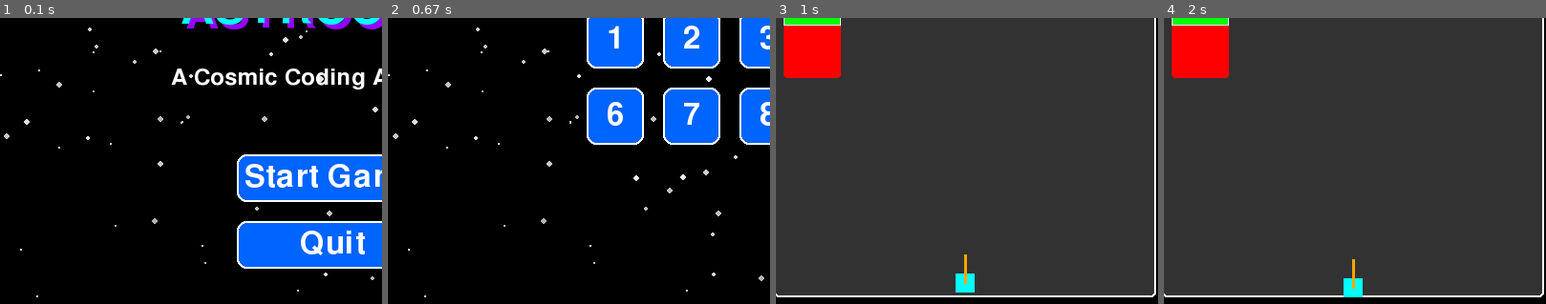
Above: before the commit, frames 1-4 (left to right).
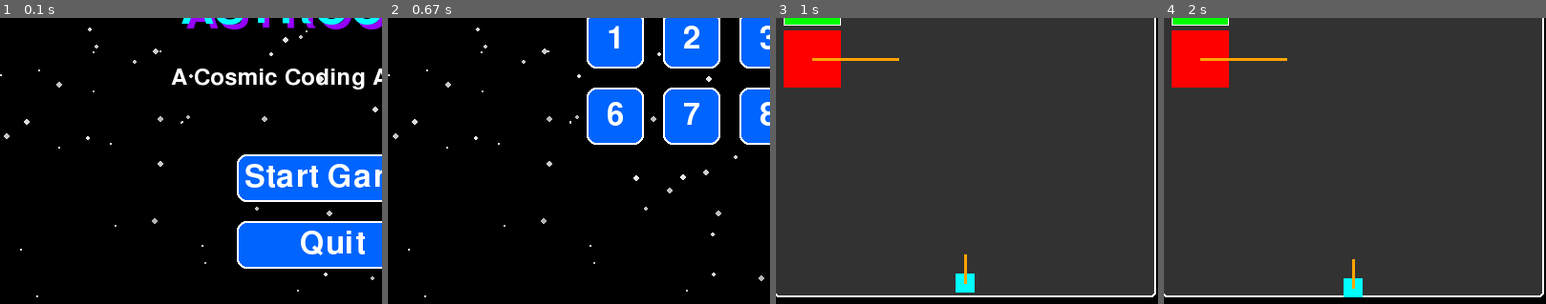
Above: after the commit, the same moments.

Repository: fahadmohaideen/astrocode_explorers
Game: pygame game, started from game1.py
The game is run twice, just before and just after one commit, with the same random seed, the same clock (stepped at 60 frames per second) and the same inputs.
Inputs (mouse positions are % of the whole screen's width and height, from its top left):
- Up to frame 1 (0.1 s): no input
- Up to frame 2 (0.67 s): press the mouse at (50, 54) at 0.37 s; move the mouse to (34, 64) at 0.47 s; release the mouse at (19, 74) at 0.6 s
- Up to frame 3 (1 s): press the mouse at (46, 30) at 0.7 s; move the mouse to (38, 22) at 0.8 s; release the mouse at (30, 14) at 0.93 s
- Up to frame 4 (2 s): press the mouse at (47, 4) at 1.03 s; move the mouse to (61, 35) at 1.13 s; release the mouse at (76, 66) at 1.27 s; press the mouse at (47, 4) at 1.37 s; move the mouse to (62, 23) at 1.47 s; release the mouse at (76, 41) at 1.6 s; press the mouse at (86, 95) at 1.7 s; move the mouse to (54, 80) at 1.8 s; release the mouse at (22, 66) at 1.93 s
The pictures show only the part of the screen within x 6-56%, y 26-76%; the shares and areas given below are measured in that part.

Frames 1-2 are identical in both runs. In frame 3, 1.0% of the frame differs, in the area x 2-33%, y 2-25%; in frame 4, 1.0%.

Commit message:
Add files via upload

Diff:
--- a/game1.py
+++ b/game1.py
@@ -1,4 +1,4 @@
-
+from queue import Queue
 
 import pygame
 import sys
@@ -21,6 +21,7 @@
 STATE_LEVEL1 = 2
 STATE_LEVEL2 = 3
 STATE_LEVEL3 = 4
+STATE_LEVEL4 = 5
 current_state = STATE_START
 
 # Colors
@@ -63,7 +64,7 @@
 BULLET_RADIUS = 5
 TARGET_MAX_HEALTH = 200
 DAMAGE_PER_HIT = 25
-PLAYER_AWARENESS_RANGE = 1500
+PLAYER_AWARENESS_RANGE = 500
 
 
 class Button:
@@ -198,6 +199,7 @@
         )
         screen.blit(bullet_surface, (self.x - width // 2, self.y - height // 2))
 
+main_code_height = 0
 
 class Command:
     def __init__(self, cmd_type, iterations=1, nested_commands=None, rect=None, conditions=None, condition_var=None,
@@ -237,7 +239,8 @@
             "reverse": "Reverse",
             "shoot": "Shoot",
             "for_loop": "For Loop",
-            "if_statement": "if block"
+            "if_statement": "if block",
+            "while_loop": "while"
         }
         return texts.get(self.cmd_type, "Unknown")
 
@@ -248,6 +251,7 @@
         return self.cmd_type == ("if_statement" or "else_statement")
 
     def draw(self, surface, x, y, width, indent=0, is_nested=False):
+        global main_code_height
         """Recursively draw the command and its nested commands"""
         # Set the command's rectangle
         if self.rect is None:
@@ -257,17 +261,19 @@
                 width - indent,
                 25 if not self.is_loop() else 40  # Base height
             )
-
+        #self.rect.y += main_code_height
         # Draw the command itself
         pygame.draw.rect(surface, self.color, self.rect, border_radius=3)
         pygame.draw.rect(surface, WHITE, self.rect, 1, border_radius=3)
 
-        if self.is_loop() or self.is_conditional():
+        if self.is_loop() or self.is_conditional() or self.cmd_type == "while_loop":
             # Draw loop header
             if self.is_loop():
                 self._draw_loop_header(surface)
+            elif self.is_conditional():
+                self._draw_conditional_header("if", surface)
             else:
-                self._draw_conditional_header(surface)
+                self._draw_regular_command(surface)
 
             # Recursively draw nested commands
             nested_y = y + 40
@@ -293,30 +299,57 @@
 
         else:
             # Draw regular command text
-            pygame.draw.rect(surface, self.color, self.rect, border_radius=3)
-            pygame.draw.rect(surface, WHITE, self.rect, 1, border_radius=3)
-            text = code_font.render(self.text, True, WHITE)
-            surface.blit(text, (self.rect.x + 5, self.rect.y + 5))
+            self._draw_regular_command(surface)
             #pygame.draw.rect(surface, self.color, self.rect, border_radius=3)
             #pygame.draw.rect(surface, WHITE, self.rect, 1, border_radius=3)
 
+        #main_code_height += self.rect.height
+
         return self.rect.height
 
+    def _draw_regular_command(self, surface):
+        pygame.draw.rect(surface, self.color, self.rect, border_radius=3)
+        pygame.draw.rect(surface, WHITE, self.rect, 1, border_radius=3)
+        text = code_font.render(self.text, True, WHITE)
+        surface.blit(text, (self.rect.x + 5, self.rect.y + 5))
+
     def _draw_loop_header(self, surface):
-        """Draw the header part of a loop block"""
+        """Draw the header part of a loop block with iteration count"""
         # Draw "Repeat X times" header
-        header_text = f"Repeat {self.iterations} times:"
+        header_text = "Repeat"
         text_surf = code_font.render(header_text, True, WHITE)
         surface.blit(text_surf, (self.rect.x + 10, self.rect.y + 10))
 
-    def _draw_conditional_header(self, surface):
+        # Create iteration count box
+        box_start_x = self.rect.x + 10 + text_surf.get_width() + 10
+        box_width = 60
+        box_height = 20
+        box_y = self.rect.y + 5
+        iter_box = pygame.Rect(box_start_x, box_y, box_width, box_height)
+
+        # Draw the box
+        pygame.draw.rect(surface, BLACK, iter_box)
+        pygame.draw.rect(surface, WHITE, iter_box, 1)
+
+        # Draw the iteration number (centered)
+        iter_text = str(self.iterations)
+        iter_surf = code_font.render(iter_text, True, WHITE)
+        iter_rect = iter_surf.get_rect(center=iter_box.center)
+        surface.blit(iter_surf, iter_rect)
+
+        # Draw "times" text after the box
+        times_text = "times"
+        text_surf_1 = code_font.render(times_text, True, WHITE)
+        surface.blit(text_surf_1, (box_start_x + box_width + 10, self.rect.y + 10))
+
+    def _draw_conditional_header(self, txt, surface):
         """Draw the header part of an if-block with condition boxes"""
         # Draw the main if-block header background
         pygame.draw.rect(surface, self.color, self.rect, border_radius=3)
         pygame.draw.rect(surface, WHITE, self.rect, 1, border_radius=3)
 
         # Draw "if" text
-        if_text = code_font.render("if", True, WHITE)
+        if_text = code_font.render(txt, True, WHITE)
         surface.blit(if_text, (self.rect.x + 10, self.rect.y + 10))
 
         # Calculate positions for condition boxes
@@ -413,11 +446,12 @@
         self.current_bullet = None
         self.damage_dealt = False
         self.health = 200
+        self.color = CYAN
 
     def draw_player(self, surface):
         # Player body
         body_rect = pygame.Rect(self.x, self.y, self.width, self.height)
-        pygame.draw.rect(surface, CYAN, body_rect)
+        pygame.draw.rect(surface, self.color, body_rect)
 
         # Gun (rotated based on angle)
         gun_length = self.height * 1.5
@@ -488,6 +522,7 @@
         if random.random() < 0.1:  # Only clean up 10% of frames
             self.bullets = [b for b in self.bullets if b.active]
             self.bullet_pool = [b for b in self.bullets if not b.active]
+        self.bullets = [b for b in self.bullets if b.active]
 
         if self.damage_dealt:
             if level_id == 1 or level_id == 2:
@@ -521,10 +556,11 @@
         self.height = 60
         self.shape_options = ["circle", "square", "triangle"]
         self.prev_time = 0
+        self.color = RED
 
     def shoot_alien_bullets(self):
         curr_time = pygame.time.get_ticks()
-        if curr_time - self.prev_time >= 1500:
+        if curr_time - self.prev_time >= 800:
             self.shoot_bullet(self.shape_options[random.randint(0, 2)])
             self.prev_time = curr_time
 
@@ -532,6 +568,7 @@
 class Level:
     def __init__(self):
         # Common initialization code
+        global main_code_height
         self.battlefield = pygame.Rect(50, 150, 400, 300)
         self.target = pygame.Rect(60, 160, 60, 60)
         self.player_size = 20
@@ -549,7 +586,7 @@
         self.code_blocks = []
         self.target_health = TARGET_MAX_HEALTH
         self.last_shot_time = 0
-        self.shot_cooldown = 50
+        self.shot_cooldown = 0
         self.code_area = pygame.Rect(500, 100, 250, 400)
         self.commands_area = pygame.Rect(50, 5, 700, 50)
         self.run_button = Button(637, 550, 100, 40, "Run", GREEN, (0, 200, 0))
@@ -570,6 +607,7 @@
                              self.player_angle)
         self.alien = Alien()
         self.current_approaching_alien_bullet_shape = None  # Reset each frame
+        self.current_approaching_alien_bullet_shape_temp = None
         # Common commands
         self.commands = {
             "move": {"color": (0, 100, 200), "text": "Move Forward"},
@@ -600,6 +638,7 @@
         self.commands_match = False
         self.level_id = 0
         self.exit_to_levels = False
+        self.cmd_gen = None
 
     def reset_level(self):
         self.__init__()
@@ -687,7 +726,7 @@
         self.player.bullets = [b for b in player_bullets_after_b2b if b.active]
         self.alien.bullets = [b for b in self.alien.bullets if b.active]  # Re-filter alien bullets too
 
-        self.update_commands(dt)
+        #self.update_commands(dt)
 
     def update_commands(self, dt):
         if not self.command_queue and not self.current_command:
@@ -699,7 +738,7 @@
         if self.current_command is None:
             self.current_command = self.command_queue.pop(0)
             self.command_start_time = current_time
-            self.execute_commands([self.current_command], screen, mouse_pos, event)  # Immediate first execution
+            self.execute_commands([self.current_command])  # Immediate first execution
 
         # Check if command duration has elapsed
         elif current_time - self.command_start_time >= self.command_delay:
@@ -800,15 +839,18 @@
         pygame.draw.rect(surface, WHITE, self.code_area, 2, border_radius=5)
 
         # Draw all commands recursively
-        y_offset = self.code_area.y + 10
+        #y_offset = self.code_area.y + 10
         for cmd in self.main_code:
+            prev_cmd = self.main_code[self.main_code.index(cmd) - 1]
+            if prev_cmd.is_loop() and self.main_code.index(cmd) - 1 >= 0:
+                cmd.rect.y = prev_cmd.rect.y + prev_cmd.rect.height
             cmd_height = cmd.draw(
                 surface,
-                self.code_area.x + 10,
-                y_offset,
+                cmd.rect.x,
+                cmd.rect.y,
                 self.code_area.width - 20
             )
-            y_offset += cmd_height + 5
+            #y_offset += cmd_height + 5
 
     def check_collision(self):
         # Calculate gun tip position
@@ -897,6 +939,7 @@
         return var_box, op_box, val_box
 
     def handle_events(self, event, mouse_pos):
+        global main_code_height
         # Handle mouse button down events
         if event.type == pygame.MOUSEBUTTONDOWN:
             # Check if clicking on command palette
@@ -915,9 +958,9 @@
                     iteration_box = self._get_iteration_box(cmd)
                     if iteration_box.collidepoint(mouse_pos):
                         self.editing_loop_index = i
-                        self.editing_text = str(cmd.iterations)
+                        self.editing_text = ""
                         return
-                if cmd.is_conditional():
+                if cmd.is_conditional() or cmd.cmd_type == "while_loop":
                     var_box, op_box, val_box = self._get_condition_boxes(cmd)
 
                     if var_box.collidepoint(mouse_pos):
@@ -947,7 +990,7 @@
             if self.code_area.collidepoint(mouse_pos):
                 # Check if dropping onto an existing loop block
                 for cmd in self.main_code:
-                    if (cmd.is_loop() or cmd.is_conditional()) and cmd.rect.collidepoint(mouse_pos):
+                    if (cmd.is_loop() or cmd.is_conditional() or cmd.cmd_type == "while_loop") and cmd.rect.collidepoint(mouse_pos):
                         #rel_y = mouse_pos[1] - cmd.rect.y
 
                         # Only add if dropped in the body area (below header)
@@ -963,14 +1006,14 @@
                                 cmd_type=self.dragging["type"],
                                 iterations=3 if self.dragging["type"] == "for_loop" else 1,
                                 nested_commands=[] if self.dragging[
-                                                          "type"] == "for_loop" or "if_statement" or "else_statement" else None,
+                                                          "type"] == "for_loop" or "if_statement" or "while_loop" else None,
                                 rect=pygame.Rect(
                                     cmd.rect.x + 20,
                                     cmd.rect.height + cmd.rect.y,
                                     160 if self.dragging[
-                                               "type"] != "for_loop" or "if_statement" or "else_statement" else 190,
+                                               "type"] != "for_loop" or "if_statement" or "while_loop" else 190,
                                     25 if self.dragging[
-                                              "type"] != "for_loop" or "if_statement" or "else_statement" else 40
+                                              "type"] != "for_loop" or "if_statement" or "while_loop" else 40
                                 )
                             )
 
@@ -1006,8 +1049,23 @@
 
                         cmd.condition_val += event.unicode
 
+                if self.editing_loop_index is not None:
+                    #cmd = self.main_code[self.editing_loop_index]
+
+                    if event.key == pygame.K_RETURN:
+                        if self.editing_text.isdigit() and int(self.editing_text) > 0:
+                            cmd.iterations = min(99, int(self.editing_text))
+                        self.editing_loop_index = None
+                    elif event.key == pygame.K_BACKSPACE:
+                        self.editing_text = self.editing_text[:-1]
+                    elif event.unicode.isdigit():
+                        if len(self.editing_text) < 2:
+                            self.editing_text += event.unicode
+                        else:
+                            self.editing_text = ""
+
         # Handle iteration count editing
-        elif event.type == pygame.KEYDOWN and self.editing_loop_index is not None:
+        """elif event.type == pygame.KEYDOWN and self.editing_loop_index is not None:
             cmd = self.main_code[self.editing_loop_index]
 
             if event.key == pygame.K_RETURN:
@@ -1018,18 +1076,21 @@
                 self.editing_text = self.editing_text[:-1]
             elif event.unicode.isdigit():
                 if len(self.editing_text) < 2:
-                    self.editing_text += event.unicode
+                    self.editing_text += event.unicode"""
 
         # Handle run button
         if self.run_button.is_clicked(mouse_pos, event):
-            if not self.command_queue:
+            """if not self.command_queue:
                 self.command_queue = self.main_code.copy()
-            self.current_command = None
+            self.current_command = None"""
+            self.cmd_gen = self.execute_commands(self.main_code)
+
             #self.execute_commands(self.main_code, screen, mouse_pos, event)
 
         # Handle reset button
         if self.reset_button.is_clicked(mouse_pos, event):
             self.main_code = []
+            main_code_height = 0
             #self.recalculate_code_positions()
 
     def _get_iteration_box(self, cmd):
@@ -1039,22 +1100,28 @@
         return pygame.Rect(
             cmd.rect.x + 10 + text_width,
             cmd.rect.y + 5,
-            40,
+            60,
             20
         )
 
-    def execute_commands(self, cmd_list, screen, mouse_pos, event):
-        step_delay = 100
+    def execute_commands(self, cmd_list):
+        step_delay = 0
         for cmd in cmd_list:
             if cmd.is_loop():
                 for _ in range(cmd.iterations):
-                    self.command_queue += cmd.nested_commands
-                    #self.execute_commands(cmd.nested_commands, screen, mouse_pos, event)
-                    self.update_commands(dt)
+                    #self.command_queue[:0] = cmd.nested_commands
+                    #self.update_commands(dt)
+                    yield from self.execute_commands(cmd.nested_commands)
             elif cmd.is_conditional():
                 if self.var_dict[cmd.condition_var] == cmd.condition_val.shape:
-                    self.command_queue += cmd.nested_commands
-                    self.update_commands(dt)
+                    #self.command_queue[:0] = cmd.nested_commands
+                    #self.update_commands(dt)
+                    yield from self.execute_commands(cmd.nested_commands)
+            elif cmd.cmd_type == "while_loop":
+                """while True:
+                    self.command_queue[:0] = cmd.nested_commands
+                    self.update_commands(dt)"""
+                pass
 
             else:
                 if cmd.cmd_type == "move":
@@ -1087,13 +1154,17 @@
                     self.player.angle = (self.player.angle + 90) % 360
 
                 elif cmd.cmd_type == "shoot":
+                    #if self.current_approaching_alien_bullet_shape != self.current_approaching_alien_bullet_shape_temp:
                     shape = cmd.shoot_target_shape.shape
                     self.player.shoot_bullet(shape=shape)
-
-                pygame.time.wait(step_delay)
+                    #self.current_approaching_alien_bullet_shape_temp = self.current_approaching_alien_bullet_shape
+
+            yield
+
+            #pygame.time.wait(step_delay)
                 #screen.fill(BLACK)
-                #self.draw_all(screen, mouse_pos, event)
-                #pygame.display.update()
+            #self.draw_all(screen, mouse_pos, event)
+            #pygame.display.update()
 
     def add_to_main_code(self, command_type, mouse_pos):
         """Add a command or loop block to main code"""
@@ -1129,29 +1200,29 @@
                     60  # Initial height
                 )
             )
-        elif command_type != "if_statement" or "else_statement":
+        elif command_type == "if_statement" or command_type == "while_loop":
+            new_cmd = Command(
+                cmd_type=command_type,
+                iterations=1,
+                nested_commands=[],
+                rect=pygame.Rect(
+                    self.code_area.x + 20,
+                    y_pos,
+                    210,
+                    60
+                ),
+                conditions={}
+            )
+
+        else:
             new_cmd = Command(
                 cmd_type=command_type,
                 rect=pygame.Rect(
                     self.code_area.x + 20,
                     y_pos,
                     210,
-                    25
+                    25 # Initial height
                 )
-            )
-
-        else:
-            new_cmd = Command(
-                "if_statement" if command_type == "if_statement" else "else_statement",
-                1,
-                [],
-                pygame.Rect(
-                    self.code_area.x + 20,
-                    y_pos,
-                    210,
-                    60  # Initial height
-                ),
-                {}
             )
 
         # Insert at the correct position
@@ -1197,7 +1268,8 @@
         # Common drawing code
         pygame.draw.rect(screen, GRAY, self.battlefield, border_radius=5)
         pygame.draw.rect(screen, WHITE, self.battlefield, 2, border_radius=5)
-        pygame.draw.rect(screen, RED, self.target, border_radius=3)
+        #pygame.draw.rect(screen, RED, self.target, border_radius=3)
+        self.alien.draw_player(screen)
         self.player.draw_player(screen)
         self.draw_code_blocks(screen)
         self.run_button.draw(screen)
@@ -1361,6 +1433,14 @@
 
         return False  # No click handled in this list or its descendants
 
+class Level4(Level3):
+    def __init__(self):
+        super().__init__()
+        self.level_id = 4
+        self.code_blocks = []
+        self.commands["while_loop"] = {"color": FOR_LOOP_COLOR, "text": "while"}
+        super()._init_commands()
+
 
 start_button = Button(WIDTH // 2 - 100, HEIGHT // 2, 200, 50, "Start Game", BLUE, CYAN)
 quit_button = Button(WIDTH // 2 - 100, HEIGHT // 2 + 70, 200, 50, "Quit", BLUE, CYAN)
@@ -1368,6 +1448,7 @@
 level1 = Level1()
 level2 = Level2()
 level3 = Level3()
+level4 = Level4()
 
 # Main game loop
 clock = pygame.time.Clock()
@@ -1457,18 +1538,41 @@
 
     elif current_state == STATE_LEVEL1:
         level1.draw_all(screen, mouse_pos, event)
-        level1.alien.shoot_alien_bullets()
+        #level1.alien.shoot_alien_bullets()
+        try:
+            next(level1.cmd_gen)
+        except (StopIteration, TypeError):
+            pass
         level1.update(dt)
 
     elif current_state == STATE_LEVEL2:
         level2.draw_all(screen, mouse_pos, event)
-        level2.alien.shoot_alien_bullets()
+        #level2.alien.shoot_alien_bullets()
+        try:
+            next(level2.cmd_gen)
+        except (StopIteration, TypeError):
+            pass
         level2.update(dt)
 
     elif current_state == STATE_LEVEL3:
         level3.draw_all(screen, mouse_pos, event)
-        level3.alien.shoot_alien_bullets()
+        if -20 < (level3.alien.y + level3.alien.height / 2) - (level3.player.y + level3.player.height / 2) < 20:
+            level3.alien.shoot_alien_bullets()
+        try:
+            next(level3.cmd_gen)
+        except (StopIteration, TypeError):
+            pass
         level3.update(dt)
+
+    elif current_state == STATE_LEVEL4:
+        level4.draw_all(screen, mouse_pos, event)
+        if -20 < (level4.alien.y + level4.alien.height / 2) - (level4.player.y + level4.player.height / 2) < 20:
+            level4.alien.shoot_alien_bullets()
+        try:
+            next(level4.cmd_gen)
+        except (StopIteration, TypeError):
+            pass
+        level4.update(dt)
 
     # Event handling
     for event in pygame.event.get():
@@ -1492,6 +1596,9 @@
             elif selected_level == 3:
                 current_state = STATE_LEVEL3
                 level3.reset_level()
+            elif selected_level == 4:
+                current_state = STATE_LEVEL4
+                level4.reset_level()
 
         elif current_state == STATE_LEVEL1:
             level1.handle_events(event, mouse_pos)
@@ -1517,6 +1624,13 @@
                 current_state = STATE_LEVELS
                 level3.exit_to_levels = False
 
+        elif current_state == STATE_LEVEL4:
+            level4.handle_events(event, mouse_pos)
+
+            if level4.exit_to_levels:
+                current_state = STATE_LEVELS
+                level4.exit_to_levels = False
+
     # Update
 
     pygame.display.flip()
